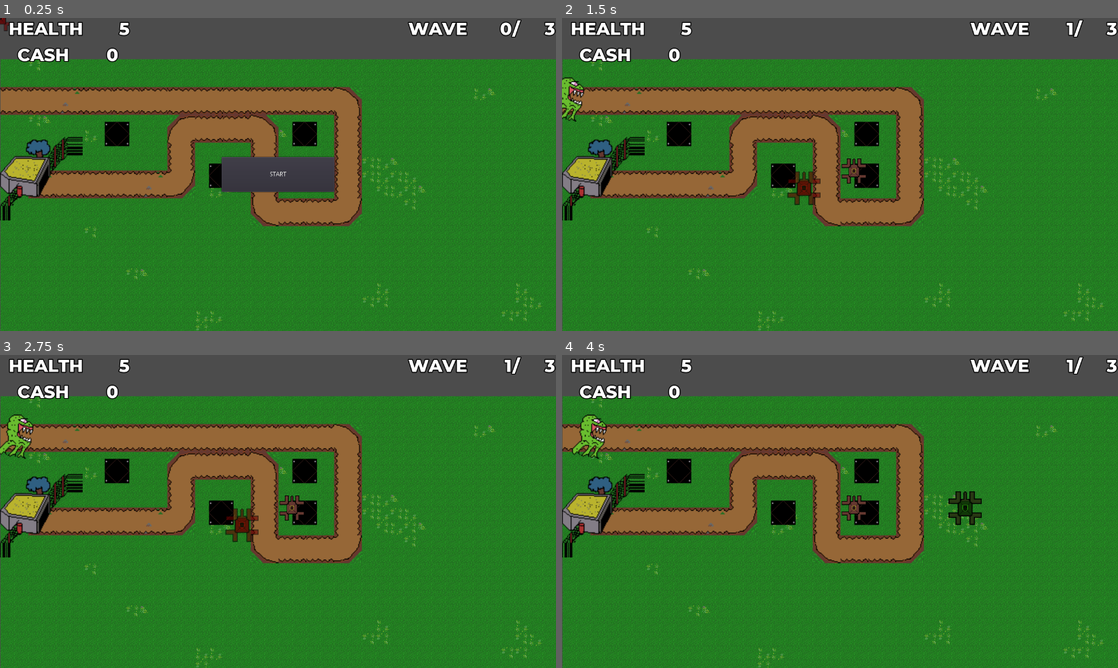
Above: before the commit, frames 1-4 (two rows, left to right).
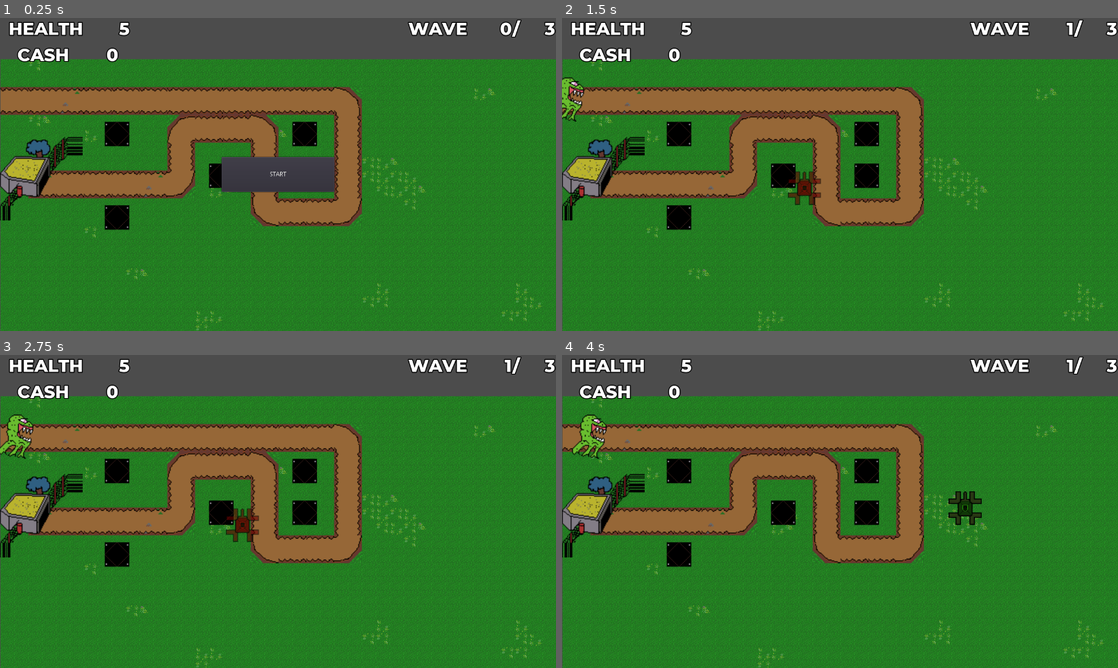
Above: after the commit, the same moments.

Repository: LeopardMerkava/Orbital-Project
Game: Godot game, scene res://Level/Trial_level.tscn
Same seed, same stepped clock (60 frames per second), same inputs: the game is played once before the commit and once after it. The project has no main scene, so this scene is started directly.
Inputs (mouse positions are in pixels of both pictures, inside the frame that each line leads up to; where the layout moved, square brackets give the same spot in the first picture):
- Up to frame 1 (0.25 s): no input
- Up to frame 2 (1.5 s): click "START" at 0.5 s; click (806, 187) [801, 187] at 1.25 s
- Up to frame 3 (2.75 s): click (244, 524) [239, 524] at 2 s
- Up to frame 4 (4 s): click (806, 524) [801, 524] at 2.75 s; move the mouse to (962, 495) at 3.52 s; click (962, 495) at 3.6 s

The runs differ from the first frame. In frame 1, 0.4% of the frame differs, in the area x 0-24%, y 0-68%; in frame 2, 0.6%, in the area x 18-55%, y 44-68%; in frame 3, 0.6%; in frame 4, 0.5%.

Commit message:
Fixed Area Exit Bug

Diff:
--- a/Level/Trial_level.tscn
+++ b/Level/Trial_level.tscn
@@ -1,8 +1,7 @@
-[gd_scene load_steps=6 format=2]
+[gd_scene load_steps=5 format=2]
 
 [ext_resource path="res://UI/HUD.tscn" type="PackedScene" id=1]
 [ext_resource path="res://Level/Level0.gd" type="Script" id=2]
-[ext_resource path="res://Towers/BasicTower.tscn" type="PackedScene" id=3]
 [ext_resource path="res://MapAlpha.tscn" type="PackedScene" id=4]
 
 [sub_resource type="Curve2D" id=1]
@@ -21,17 +20,13 @@
 position = Vector2( 0.516068, 94.5127 )
 
 [node name="TextureButton" type="TextureButton" parent="Map"]
-margin_left = 2.0
-margin_top = 3.0
-margin_right = 1110.0
-margin_bottom = 589.0
+margin_left = 3.22636
+margin_top = 3.4873
+margin_right = 1111.23
+margin_bottom = 589.487
 __meta__ = {
 "_edit_use_anchors_": false
 }
-
-[node name="Tower" parent="." instance=ExtResource( 3 )]
-position = Vector2( 269.188, 266.59 )
-scale = Vector2( 0.75, 0.75 )
 
 [node name="Path2D" type="Path2D" parent="." groups=[
 "Enemies",
--- a/MapAlpha.tscn
+++ b/MapAlpha.tscn
@@ -162,7 +162,7 @@
 scale = Vector2( 0.75, 0.75 )
 tile_set = SubResource( 3 )
 format = 1
-tile_data = PoolIntArray( 196613, 0, 0, 196622, 0, 0, 327690, 0, 0, 327694, 0, 0 )
+tile_data = PoolIntArray( 196613, 0, 0, 196622, 0, 0, 327690, 0, 0, 327694, 0, 0, 458757, 0, 0 )
 
 [node name="Base" type="TileMap" parent="."]
 position = Vector2( -2.91534, 51.3831 )
--- a/Towers/Towers.gd
+++ b/Towers/Towers.gd
@@ -26,13 +26,12 @@
 		enemy_array.append(area.get_parent())
 
 
-#
-#func _on_Tower_Range_area_exited(area):
-#	if area.is_in_group("Enemies"):
-#		enemy_array.erase(area.get_parent())
-#		if area.get_parent() == current_target.get_ref():
-#			current_target = null
-#			$Fire.stop()
+func _on_Tower_Range_area_exited(area):
+	if area.is_in_group("Enemies"):
+		enemy_array.erase(area.get_parent())
+		if current_target and area.get_parent() == current_target.get_ref():
+			current_target = null
+			$Fire.stop()
 
 
 # This method tracks where the players mouse will be going in the map UI.
--- a/UI/HUD.tscn
+++ b/UI/HUD.tscn
@@ -97,6 +97,7 @@
 }
 
 [node name="Button" type="Button" parent="."]
+visible = false
 anchor_left = 0.5
 anchor_top = 0.5
 anchor_right = 0.5
@@ -111,6 +112,7 @@
 }
 
 [node name="GameOver" type="Label" parent="."]
+visible = false
 anchor_left = 0.5
 anchor_top = 0.5
 anchor_right = 0.5
@@ -126,6 +128,7 @@
 }
 
 [node name="Complete" type="Label" parent="."]
+visible = false
 anchor_left = 0.5
 anchor_top = 0.5
 anchor_right = 0.5
